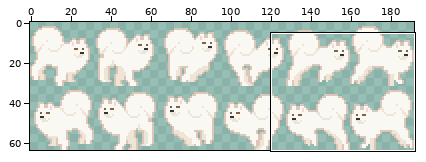
A sprite sheet gets an edit: Wooft/Assets/Sprites/Wooft_Character_Main_Dog_Run.png. The first picture is a wide view before the edit; the outline marks the close-up.
Close-up. Before the edit:
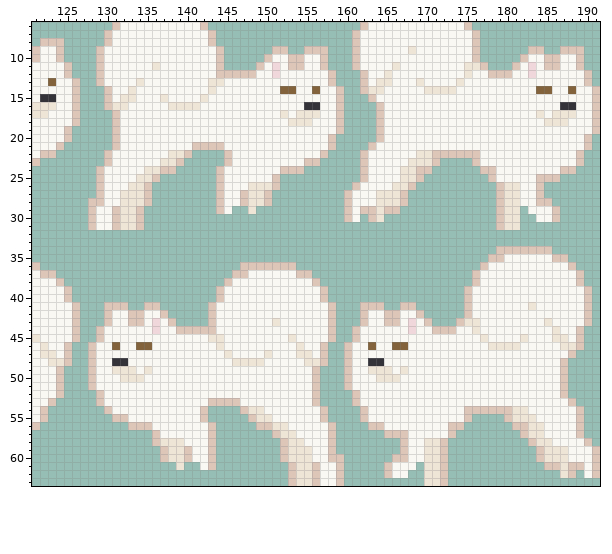
The file is 192x64 pixels. Shown: x 121..191, y 6..63. The commit also changed other parts of the picture, which this record leaves out.
After the commit:
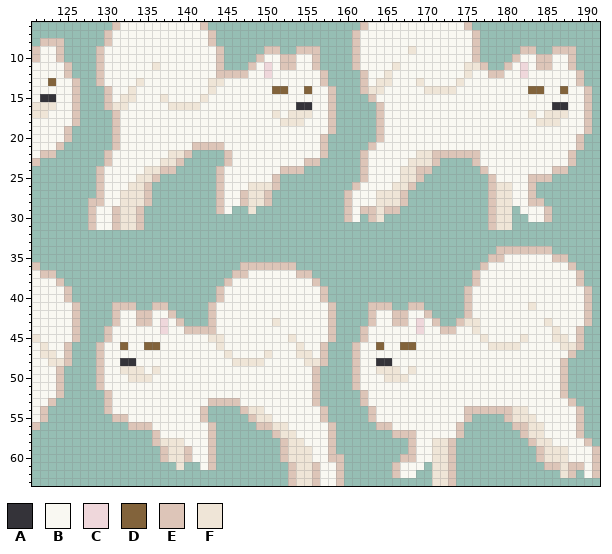
Palette (. is transparent): A #343339  B #f9f8f2  C #efd7db  D #82633b  E #ddc5b8  F #efe5d7
From old to new:
@@ x 146..191 @@
  8 ...............EBBBBBBBBBBBBBBE...............
- 9 .....EE..EEE...EBBBBBBFBBBBBBBE......EE..EEE..
-10 ....EBBEEBBE...EBBBBBBBBBBBBBBE.....EBBEEBBE..
-11 ...EBCBEEBBE...EBBBBFBBBBBBBBFFE...EBCBEEBBE..
-12 EEEBBCBBBBBBE...EBBFBBBBBBBBBFBBEEEBBCBBBBBBE.
-13 BBBBBBBBBBBBE...EBFFBBBFBBBBFBBBBBBBBBBBBBBBE.
-14 BBBBBBDDBBDBBE..EFFBBBBBFFFFBBBBBBBBBBDDBBDBBE
-15 BBBBBBBBBBBBBE...EBBBBBBBBBBBBBBBBBBBBBBBBBBBE
-16 BBBBBBBBBAABBE....EBBBBBBBBBBBBBBBBBBBBBBAABBE
-17 BBBBBBFBFFFBBE....EBBBBBBBBBBBBBBBBBBBFBFFFBBE
-18 BBBBBBBFFFBBBE....EBBBBBBBBBBBBBBBBBBBBFFFBBBE
-19 BBBBBBBBBBBBBE....EBBBBBBBBBBBBBBBBBBBBBBBBBBE
-20 BBBBBBBBBBBBE.....EBBBBBBBBBBBBBBBBBBBBBBBBBE.
-21 BBBBBBBBBBBBE....EBBBBBBBBBBBBBBBBBBBBBBBBBBE.
-22 BBBBBBBBBBBE....EBBBBBBFFEEEEEEBBBBBBBBBBBBE..
-23 BBBBBBBBBEE.....EBBBBBFFFE....EBBBBBBBBBBBBE..
-24 BBBBBBEEE.......EBBBBFFEE......EEBBBBBBBBEE...
-25 BBBBBE..........EBBBBFFE........EBBBBBEEE.....
-26 BBFFFE.........EBBBBFFE..........EFFBBE.......
-27 BEFFE.........EBBBFFFE...........EFFBBE.......
-28 BEFFE.........EBBBFFFE...........EFFBBEE......
-29 ..F...........EBEEFEE............EFF.BBBE.....
-30 ..............EB.EF..............EFF..BBE.....
-31 .................................EFF..........
+ 9 ....EE..EEE....EBBBBBBFBBBBBBBE.....EE..EEE...
+10 ...EBBEEBBE....EBBBBBBBBBBBBBBE....EBBEEBBE...
+11 ..EBCBEEBBE....EBBBBFBBBBBBBBFFE..EBCBEEBBE...
+12 EEBBCBBBBBBE....EBBFBBBBBBBBBFBBEEBBCBBBBBBE..
+13 BBBBBBBBBBBE....EBFFBBBFBBBBFBBBBBBBBBBBBBBE..
+14 BBBBBDDBBDBBE...EFFBBBBBFFFFBBBBBBBBBDDBBDBBE.
+15 BBBBBBBBBBBBE....EBBBBBBBBBBBBBBBBBBBBBBBBBBE.
+16 BBBBBBBBAABBE.....EBBBBBBBBBBBBBBBBBBBBBAABBE.
+17 BBBBBFBFFFBBE.....EBBBBBBBBBBBBBBBBBBFBFFFBBE.
+18 BBBBBBFFFBBBE.....EBBBBBBBBBBBBBBBBBBBFFFBBBE.
+19 BBBBBBBBBBBBE.....EBBBBBBBBBBBBBBBBBBBBBBBBBE.
+20 BBBBBBBBBBBE......EBBBBBBBBBBBBBBBBBBBBBBBBE..
+21 BBBBBBBBBBBE.....EBBBBBBBBBBBBBBBBBBBBBBBBBE..
+22 BBBBBBBBBBBE....EBBBBBBFFEEEEEEBBBBBBBBBBBE...
+23 BBBBBBBBBEE.....EBBBBBFFFE....EBBBBBBBBBBBE...
+24 BBBBBBEEE.......EBBBBFFEE......EBBBBBBBBEE....
+25 BBBBBE..........EBBBBFFE........EBBBBEEE......
+26 BBFFFE.........EBBBBFFE.........EFFBBE........
+27 BEFFE.........EBBBFFFE..........EFFBBE........
+28 BEFFE.........EBBBFFFE..........EFFBBEE.......
+29 ..F...........EBEEFEE...........EFF.BBBE......
+30 ..............EB.EF.............EFF..BBE......
+31 ................................EFF...........
 32 ..............................................
@@ x 121..191 @@
 40 BBBBE..................EBBBBBBBBBBBBE.................EBBBBBBBBBBBBBBE.
-41 BBBBBE...EEE..EE......EBBBBBBBBBBBBBBE...EEE..EE......EBBBBBBBFBBBBBBE.
-42 BBBBBE...EBBEEBBE.....EBBBBBBBBBBBBBBE...EBBEEBBE.....EBBBBBBBBBBBBBBE.
-43 BBBBBE...EBBEEBCBE....EBBBBBBBFBBBBBBE...EBBEEBCBE...EFFBBBBBBBBFBBBBE.
-44 BBBBBE..EBBBBBBCBBEEEEEBBBBBBBBBBBBBBE..EBBBBBBCBBEEEBBFBBBBBBBBBFBBE..
-45 FBBBBE..EBBBBBBBBBBBBBFFBBBBBBBBFBBBBE..EBBBBBBBBBBBBBBBFBBBBFBBBFFBE..
-46 BFBBE..EBBDBBDDBBBBBBBBFBBBBBBBBBFBBE..EBBDBBDDBBBBBBBBBBFFFFBBBBBFFE..
-47 BFFBE..EBBBBBBBBBBBBBBBBFBBBBFBBBFFBE..EBBBBBBBBBBBBBBBBBBBBBBBBBBBE...
-48 BBFFE..EBBAABBBBBBBBBBBBBFFFFBBBBBFFE..EBBAABBBBBBBBBBBBBBBBBBBBBBE....
-49 BBBE...EBBFFFBFBBBBBBBBBBBBBBBBBBBBE...EBBFFFBFBBBBBBBBBBBBBBBBBBBE....
-50 BBBE...EBBBFFFBBBBBBBBBBBBBBBBBBBBBE...EBBBFFFBBBBBBBBBBBBBBBBBBBBE....
-51 BBBE...EBBBBBBBBBBBBBBBBBBBBBBBBBBBE...EBBBBBBBBBBBBBBBBBBBBBBBBBBE....
-52 BBBE....EBBBBBBBBBBBBBBBBBBBBBBBBBBE....EBBBBBBBBBBBBBBBBBBBBBBBBBE....
-53 BBE.....EBBBBBBBBBBBBBEEEEBBBBBBBBBE....EBBBBBBBBBBBBBBBBBBBBBBBBBBE...
-54 BE.......EBBBBBBBBBBBE....EFFBBBBBBBE....EBBBBBBBBBBBBEEEEEEFFBBBBBBE..
-55 BE........EEBBBBBBBBBE.....EFFBBBBBBE....EBBBBBBBBBBBBE....EFFFBBBBBE..
-56 E...........EEEBBBBBBBE.....EEFFBBBBBE....EEBBBBBBBBEE......EEFFBBBBE..
-57 ...............EBBBBBBE.......EFFBBBBE......EEEBBBBBE........EFFBBBBE..
-58 ...............EFFFBBBE........EFFBBBE........EBBFFE..........EFFBBBBE.
-59 ................EFFEBBE........EFFFBBE........EBBFFE...........EFFFBBBE
-60 ................EFFEBBE........EFFFBBEE......EEBBFFE...........EFFFBBBE
-61 ..................F..BE.........EFFEBBE.....EBBB.FFE............EEFEEBE
-62 ................................EFFEBBE.....EBB..FFE..............FE.BE
-63 ................................EFFEBBE..........FFE...................
+41 BBBBBE....EEE..EE.....EBBBBBBBBBBBBBBE....EEE..EE.....EBBBBBBBFBBBBBBE.
+42 BBBBBE....EBBEEBBE....EBBBBBBBBBBBBBBE....EBBEEBBE....EBBBBBBBBBBBBBBE.
+43 BBBBBE....EBBEEBCBE...EBBBBBBBFBBBBBBE....EBBEEBCBE..EFFBBBBBBBBFBBBBE.
+44 BBBBBE...EBBBBBBCBBEEEEBBBBBBBBBBBBBBE...EBBBBBBCBBEEBBFBBBBBBBBBFBBE..
+45 FBBBBE...EBBBBBBBBBBBBFFBBBBBBBBFBBBBE...EBBBBBBBBBBBBBBFBBBBFBBBFFBE..
+46 BFBBE...EBBDBBDDBBBBBBBFBBBBBBBBBFBBE...EBBDBBDDBBBBBBBBBFFFFBBBBBFFE..
+47 BFFBE...EBBBBBBBBBBBBBBBFBBBBFBBBFFBE...EBBBBBBBBBBBBBBBBBBBBBBBBBBE...
+48 BBFFE...EBBAABBBBBBBBBBBBFFFFBBBBBFFE...EBBAABBBBBBBBBBBBBBBBBBBBBE....
+49 BBBE....EBBFFFBFBBBBBBBBBBBBBBBBBBBE....EBBFFFBFBBBBBBBBBBBBBBBBBBE....
+50 BBBE....EBBBFFFBBBBBBBBBBBBBBBBBBBBE....EBBBFFFBBBBBBBBBBBBBBBBBBBE....
+51 BBBE....EBBBBBBBBBBBBBBBBBBBBBBBBBBE....EBBBBBBBBBBBBBBBBBBBBBBBBBE....
+52 BBBE.....EBBBBBBBBBBBBBBBBBBBBBBBBBE.....EBBBBBBBBBBBBBBBBBBBBBBBBE....
+53 BBE......EBBBBBBBBBBBBEEEEBBBBBBBBBE.....EBBBBBBBBBBBBBBBBBBBBBBBBBE...
+54 BE.......EBBBBBBBBBBBE....EFFBBBBBBBE.....EBBBBBBBBBBBEEEEEEFFBBBBBBE..
+55 BE........EEBBBBBBBBBE.....EFFBBBBBBE.....EBBBBBBBBBBBE....EFFFBBBBBE..
+56 E...........EEEBBBBBBBE.....EEFFBBBBBE.....EEBBBBBBBBE......EEFFBBBBE..
+57 ...............EBBBBBBE.......EFFBBBBE.......EEEBBBBBE.......EFFBBBBE..
+58 ...............EFFFBBBE........EFFBBBE.........EBBFFE.........EFFBBBBE.
+59 ................EFFEBBE........EFFFBBE.........EBBFFE..........EFFFBBBE
+60 ................EFFEBBE........EFFFBBEE.......EEBBFFE..........EFFFBBBE
+61 ..................F..BE.........EFFEBBE......EBBB.FFE...........EEFEEBE
+62 ................................EFFEBBE......EBB..FFE.............FE.BE
+63 ................................EFFEBBE...........FFE..................
Changed places in both close-ups, as pixel boxes (x1, y1, x2, y2):
changed: (248, 46, 344, 150)
changed: (488, 46, 600, 230)
changed: (88, 302, 184, 406)
changed: (344, 302, 464, 486)
